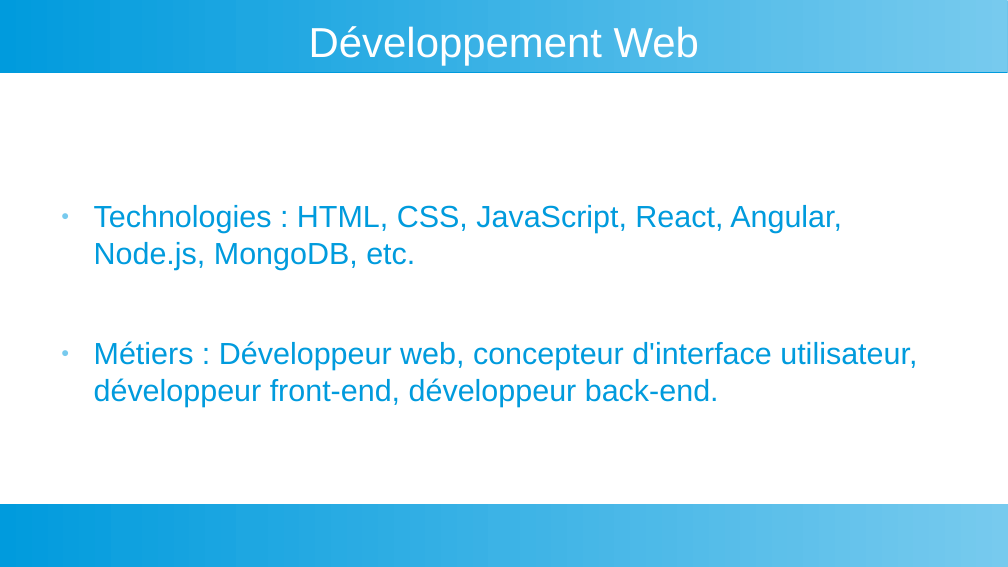
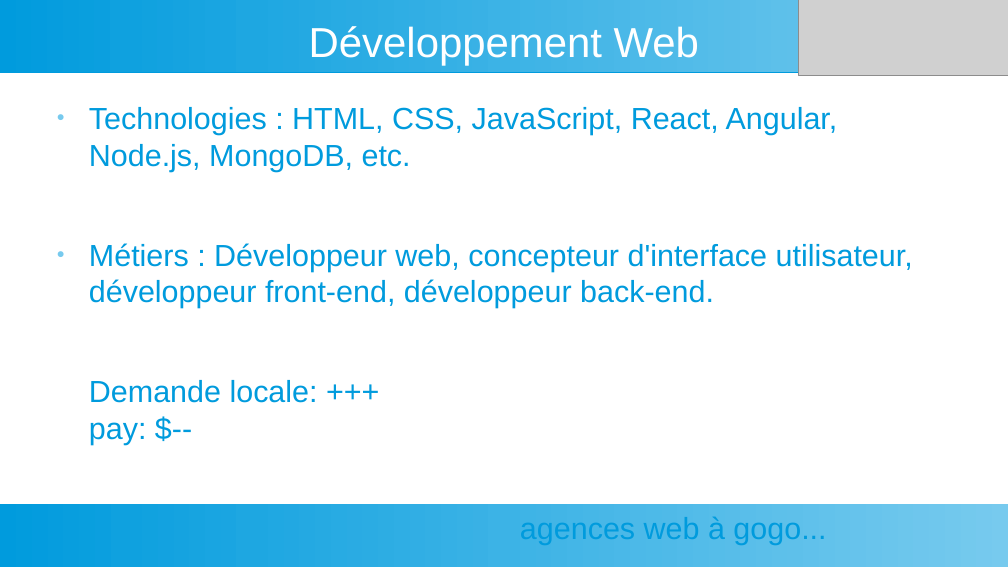
Before and after one commit to dansylvain/market_study_pres00, a slide deck: slide 6 of presentation specialisation pro.odp (slide 9 before the commit). Drawn at 1008x567 pixels with LibreOffice and Linux fonts; fonts in the diff are those of the drawing; grey boxes stand for pictures. Boxes give left, top, right and bottom in pixels: in the first picture for what was removed or moved away, otherwise in the second. Text is boxed around its words. In the diff, an @@ line names an element or a change of style, - is before the commit and + after.

```diff
--- a/presentation specialisation pro.odp
+++ b/presentation specialisation pro.odp
@@ picture added at <box>799,0,1008,76</box> @@
@@ text "Technologies : HTML, CSS, JavaScript, ...": place and size @@
-text "Technologies : HTML, CSS, JavaScript, ..." at <box>94,205,917,407</box>
+text "Technologies : HTML, CSS, JavaScript, ..." at <box>89,107,913,545</box>
@@ text at <box>89,380,826,545</box>: paragraphs added @@
+Demande locale: +++ pay: $--
+agences web à gogo...
```
Also in this commit, not shown: 13 other slides changed, 9 slides added, 6 slides removed, 1 other file.
